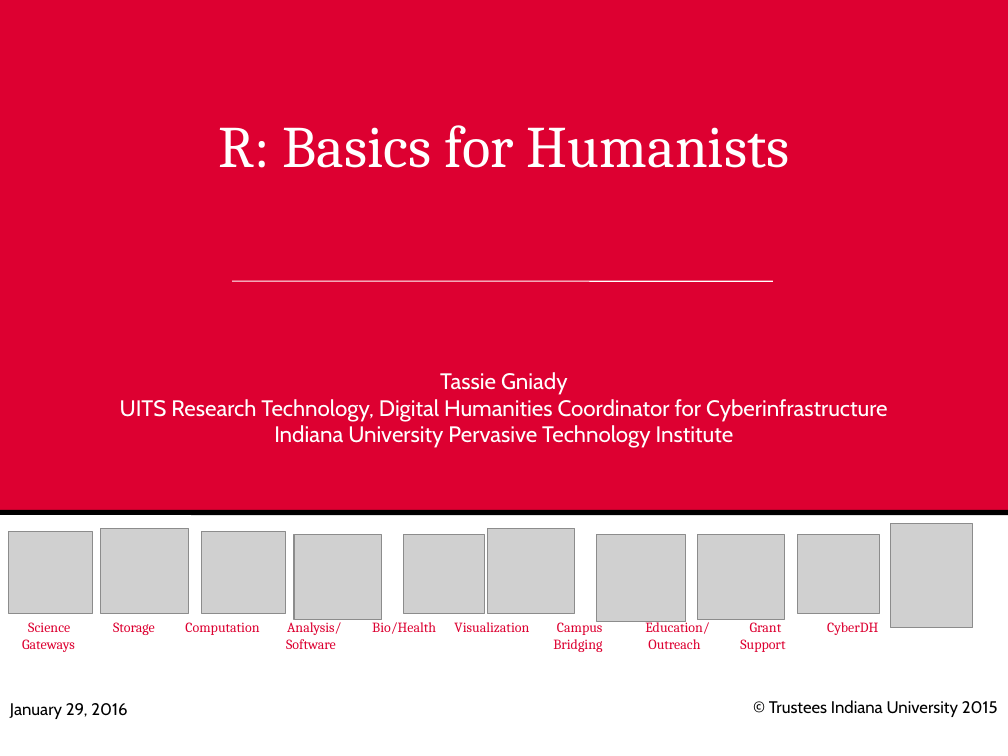
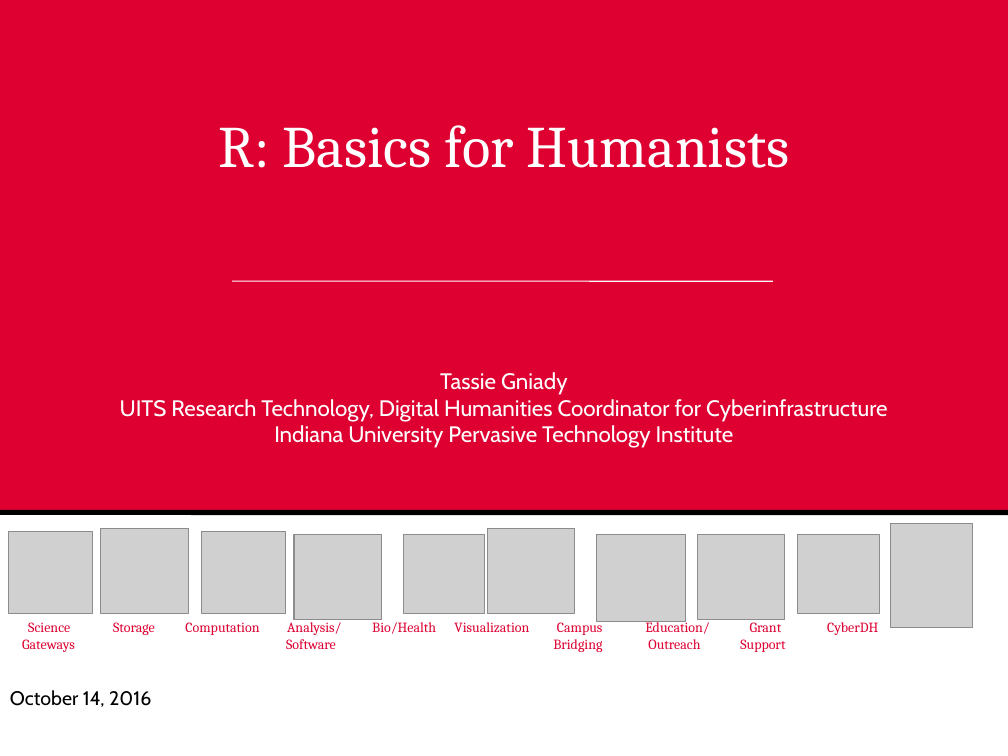
Before and after one commit to cyberdh/Text-Analysis, a slide deck: slide 1 of presentations/RBasics.pptx. Drawn at 1008x756 pixels with LibreOffice and Linux fonts; fonts in the diff are those of the drawing; grey boxes stand for pictures. Boxes give left, top, right and bottom in pixels: in the first picture for what was removed or moved away, otherwise in the second. Text is boxed around its words. In the diff, an @@ line names an element or a change of style, - is before the commit and + after.

```diff
--- a/presentations/RBasics.pptx
+++ b/presentations/RBasics.pptx
@@ text at (10, 690, 151, 707): text changed; size 12 to 14 pt @@
-January 29, 2016
+October 14, 2016
@@ text removed at (769, 700, 998, 717) @@
-© Trustees Indiana University 2015
```
Also in this commit, not shown: 4 other slides changed, 3 slides removed, 9 other files.
